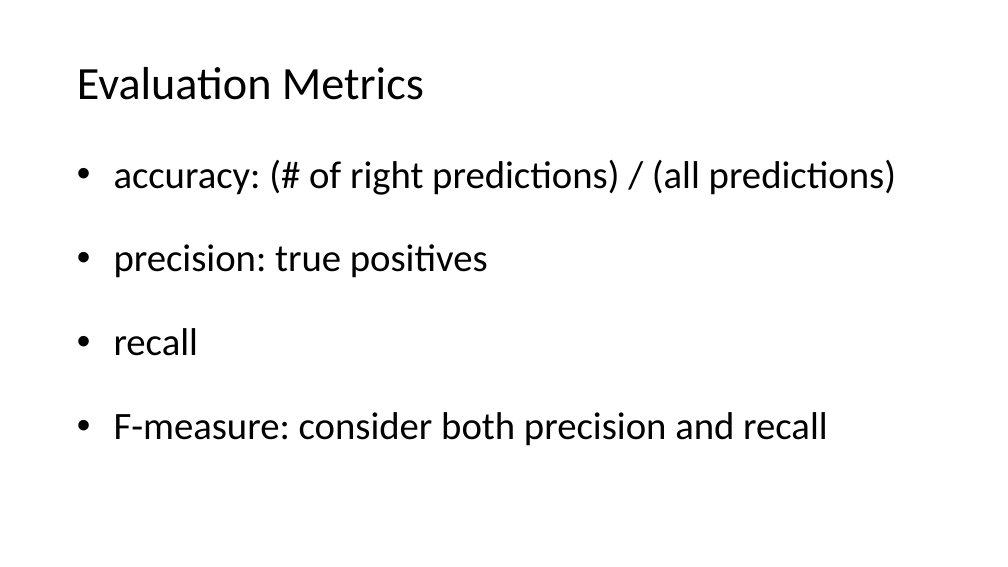
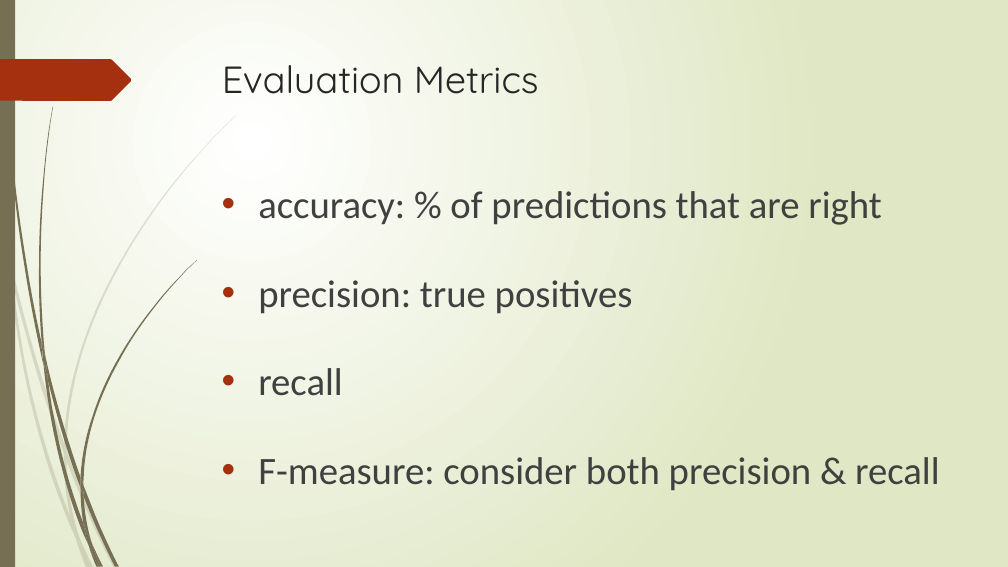
Before and after one commit to arifyali/50-percent-Chance-of-Awesome, a slide deck: slide 13 of Combined Slidedeck.pptx. Drawn at 1008x567 pixels with LibreOffice and Linux fonts; fonts in the diff are those of the drawing. Boxes give left, top, right and bottom in pixels: in the first picture for what was removed or moved away, otherwise in the second. Text is boxed around its words. In the diff, an @@ line names an element or a change of style, - is before the commit and + after.

```diff
--- a/Combined Slidedeck.pptx
+++ b/Combined Slidedeck.pptx
@@ background #FFFFFF to gradient #FFFFFF to #DFE8C4 @@
@@ rectangle added at box(0, 0, 15, 567), fill #766F54 @@
@@ freeform shape added at box(0, 59, 132, 101), fill #A53010 @@
@@ title "Evaluation Metrics": place and size @@
-title "Evaluation Metrics" at box(77, 67, 424, 100)
+title "Evaluation Metrics" at box(222, 65, 539, 94)
@@ title "Evaluation Metrics" at box(222, 65, 539, 94): size 44 to 36 pt, font Calibri to Quicksand, text colour #000000 to #262626; line spacing 0.9 to 1; vertical alignment middle to top @@
@@ text "accuracy: % of predictions that ...": place and size @@
-text "accuracy: % of predictions that ..." at box(114, 160, 896, 446)
+text "accuracy: % of predictions that ..." at box(258, 191, 940, 490)
@@ text at box(258, 191, 881, 225): text changed; text colour #000000 to #404040 @@
-• accuracy: (# of right predictions) / (all predictions)
+• accuracy: % of predictions that are right
@@ text at box(258, 280, 633, 396): text colour #000000 to #404040 in "precision: true positives", "recall"; line spacing 0.9 to 1 @@
@@ text at box(258, 457, 940, 490): text changed; text colour #000000 to #404040 @@
-• F-measure: consider both precision and recall
+• F-measure: consider both precision & recall
@@ group added at box(0, 116, 236, 567): 10 freeform shapes @@
@@ group added at box(2, 0, 197, 567): 12 freeform shapes @@
```
Also in this commit, not shown: 27 other slides changed, 8 other files.
